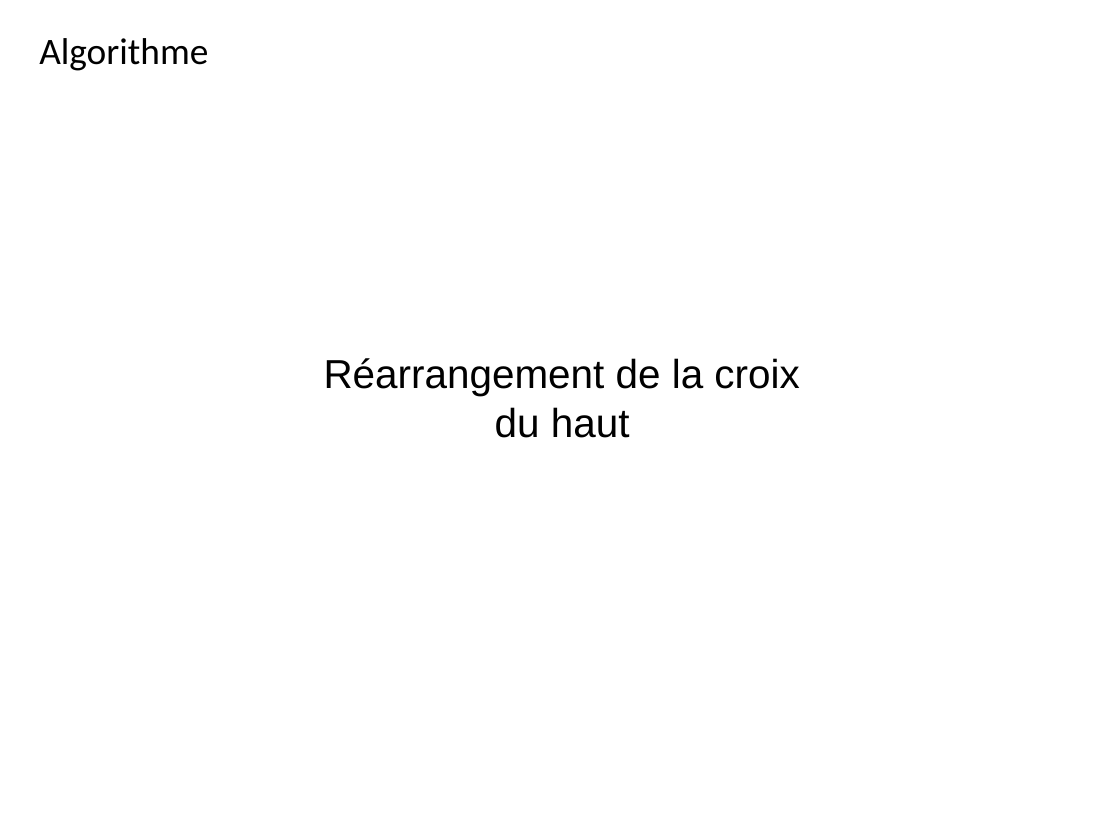
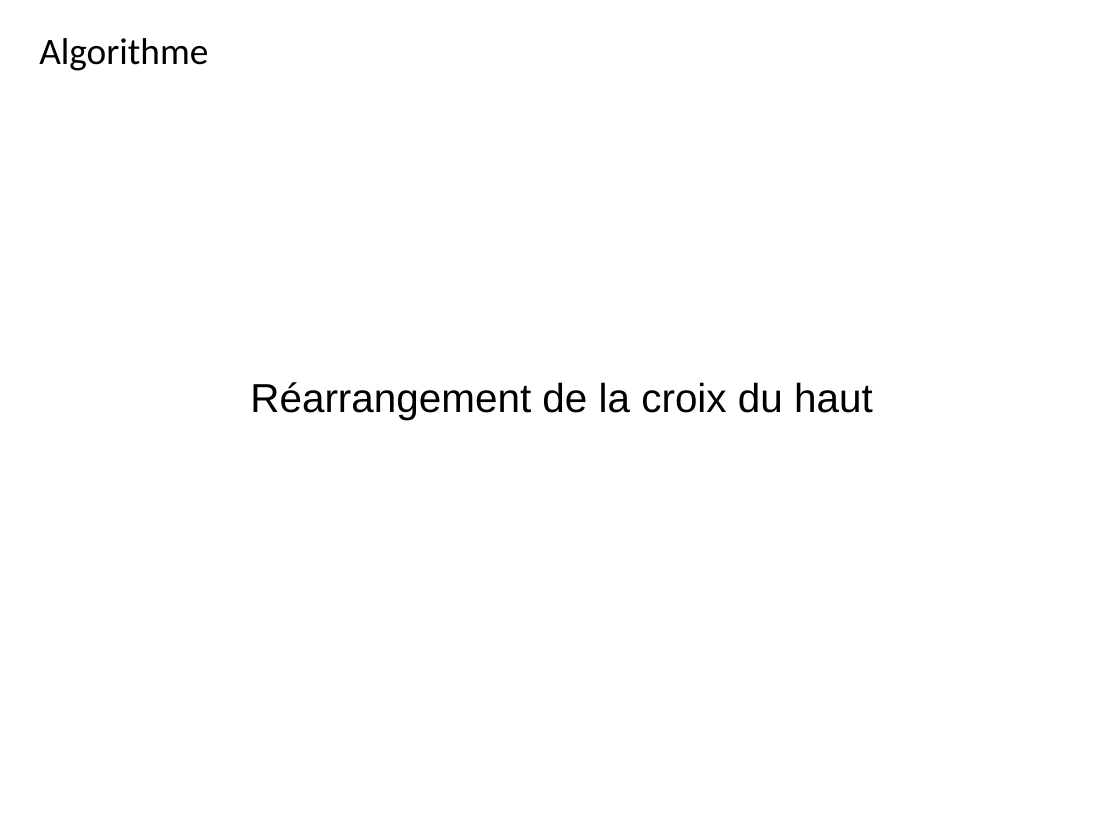
Before and after one commit to Miaxos/Polux, a slide deck: slide 6 of diapo_Presentation_poqb_soutenance_vendredi_15_janvier_2016.odp. Drawn at 1120x840 pixels with LibreOffice and Linux fonts; fonts in the diff are those of the drawing. Boxes give left, top, right and bottom in pixels: in the first picture for what was removed or moved away, otherwise in the second. Text is boxed around its words. In the diff, an @@ line names an element or a change of style, - is before the commit and + after.

```diff
--- a/diapo_Presentation_poqb_soutenance_vendredi_15_janvier_2016.odp
+++ b/diapo_Presentation_poqb_soutenance_vendredi_15_janvier_2016.odp
@@ text "Réarrangement de la croix du ..." rewrapped from [324, 358, 799, 438] to [250, 382, 873, 420] @@
```
Also in this commit, not shown: 7 other slides changed.
